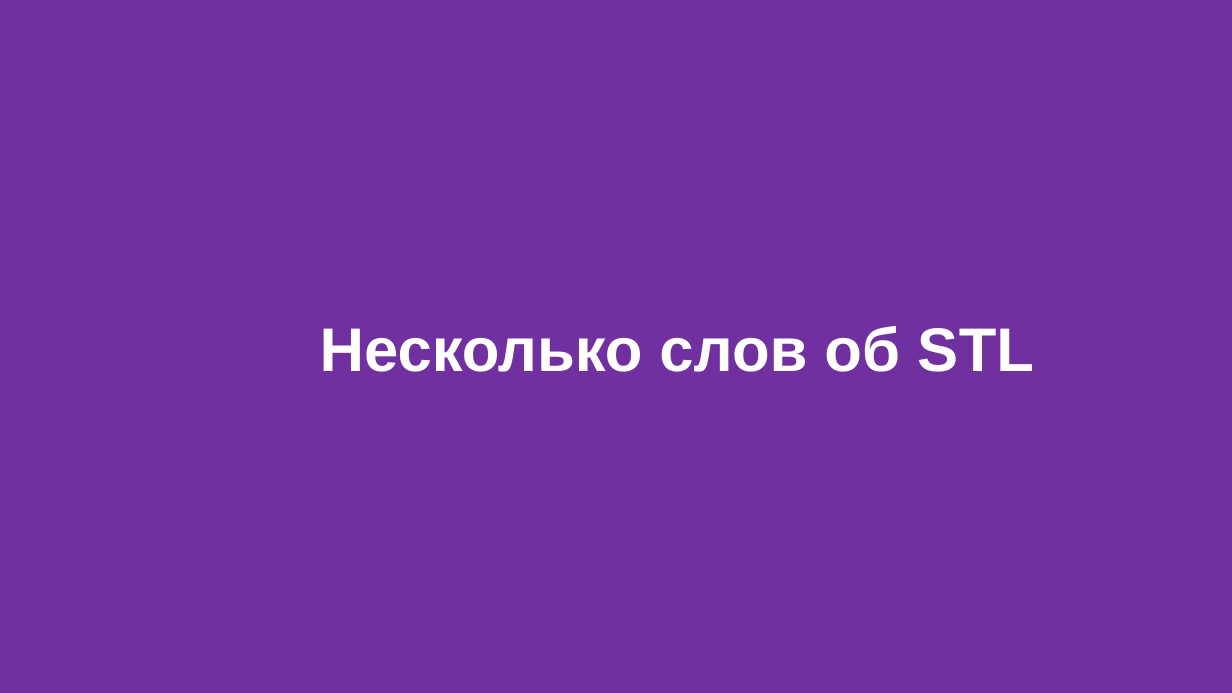
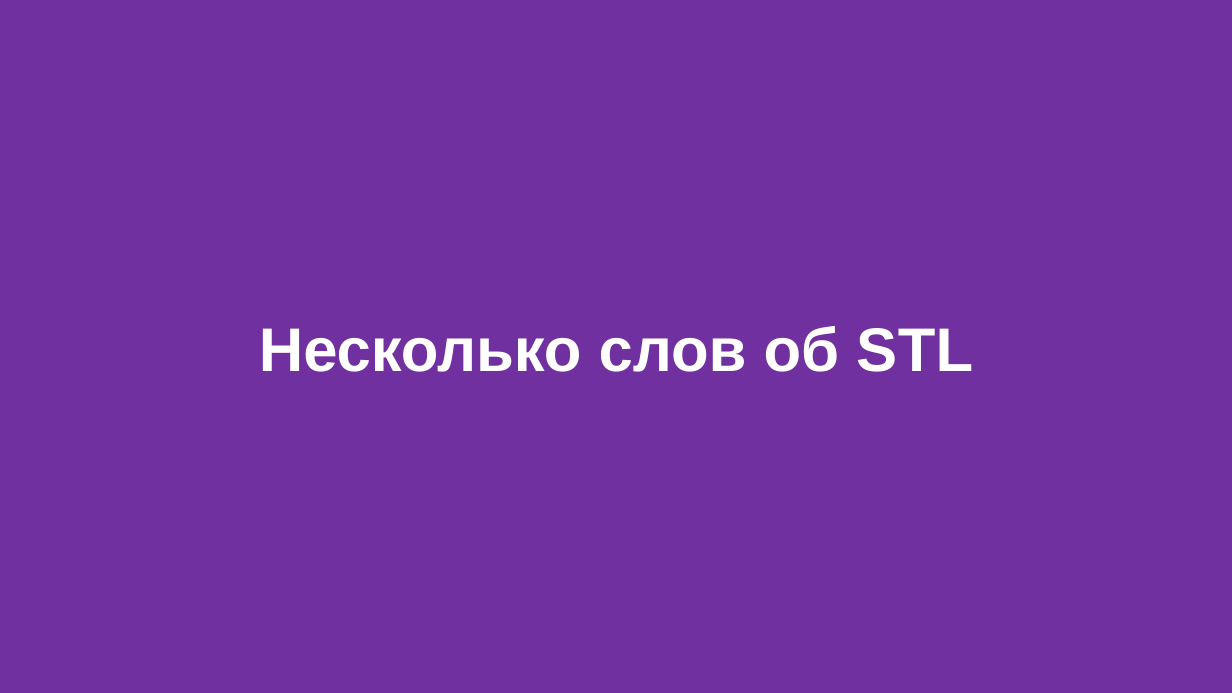
Before and after one commit to FloyzenCode/cpp-lectures, a slide deck: slide 120 of lecture8/lecture8.pptx (slide 92 before the commit). Drawn at 1232x693 pixels with LibreOffice and Linux fonts; fonts in the diff are those of the drawing. Boxes give left, top, right and bottom in pixels: in the first picture for what was removed or moved away, otherwise in the second. Text is boxed around its words. In the diff, an @@ line names an element or a change of style, - is before the commit and + after.

Commit message:
update lecture 8

```diff
--- a/lecture8/lecture8.pptx
+++ b/lecture8/lecture8.pptx
@@ text "Несколько слов об STL": place and size @@
-text "Несколько слов об STL" at [320, 326, 1034, 372]
+text "Несколько слов об STL" at [259, 326, 973, 372]
```
Also in this commit, not shown: 31 slides added, 3 other files.
